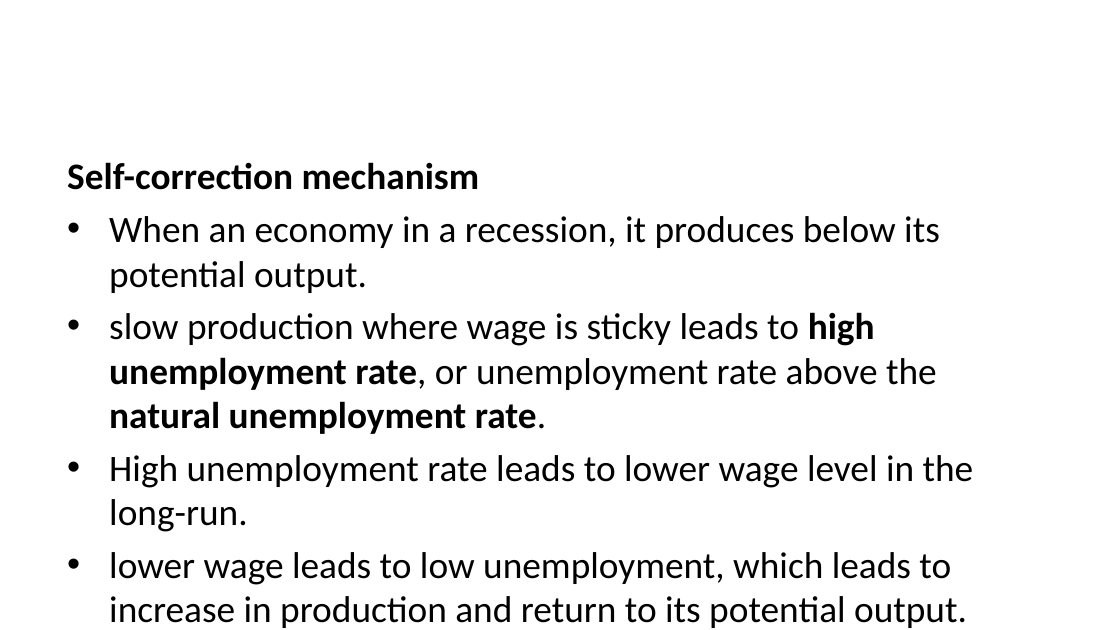
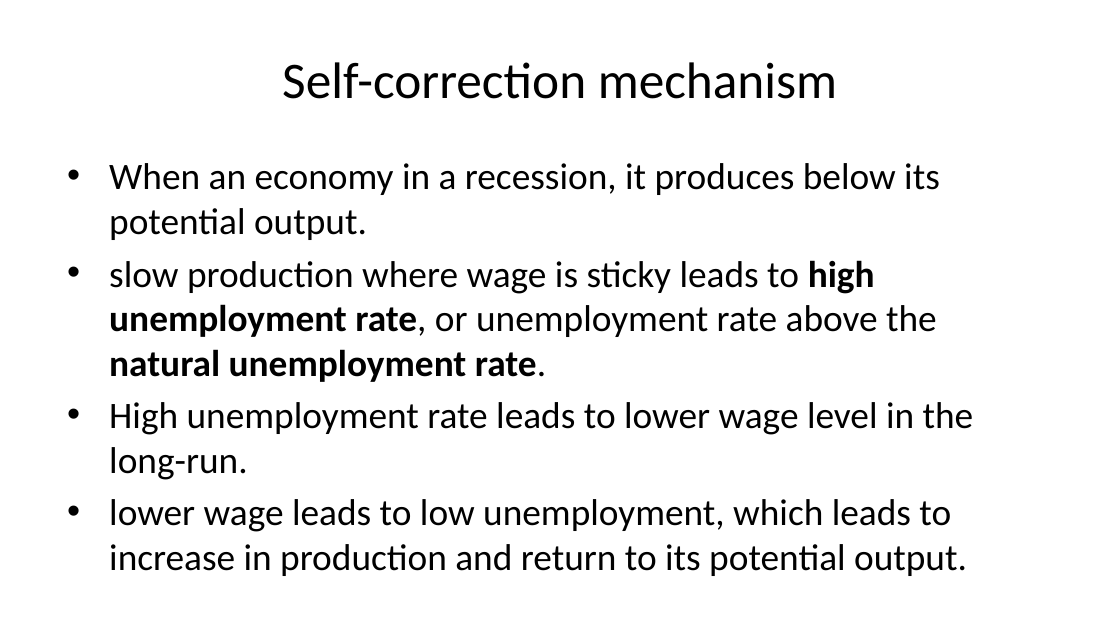
Before and after one commit to imedkrisna/krisna, a slide deck: slide 36 of static/ekon/week10/index.pptx (slide 32 before the commit). Drawn at 1120x630 pixels with LibreOffice and Linux fonts; fonts in the diff are those of the drawing. Boxes give left, top, right and bottom in pixels: in the first picture for what was removed or moved away, otherwise in the second. Text is boxed around its words. In the diff, an @@ line names an element or a change of style, - is before the commit and + after.

```diff
--- a/static/ekon/week10/index.pptx
+++ b/static/ekon/week10/index.pptx
@@ title added at box(282, 62, 837, 99), 33 pt, text #000000 @@
+Self-correction mechanism
@@ text at box(67, 162, 480, 190): paragraph removed @@
-Self-correction mechanism
```
Also in this commit, not shown: 23 other slides changed, 9 slides added, 5 slides removed, 2 other files.
